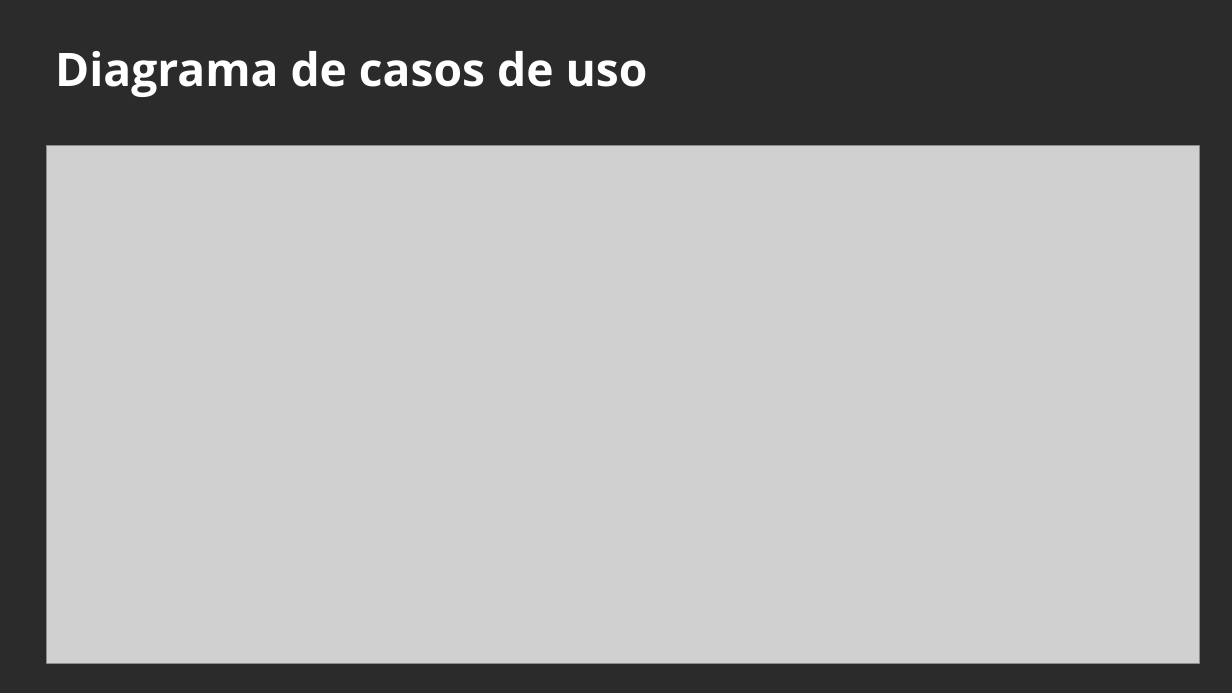
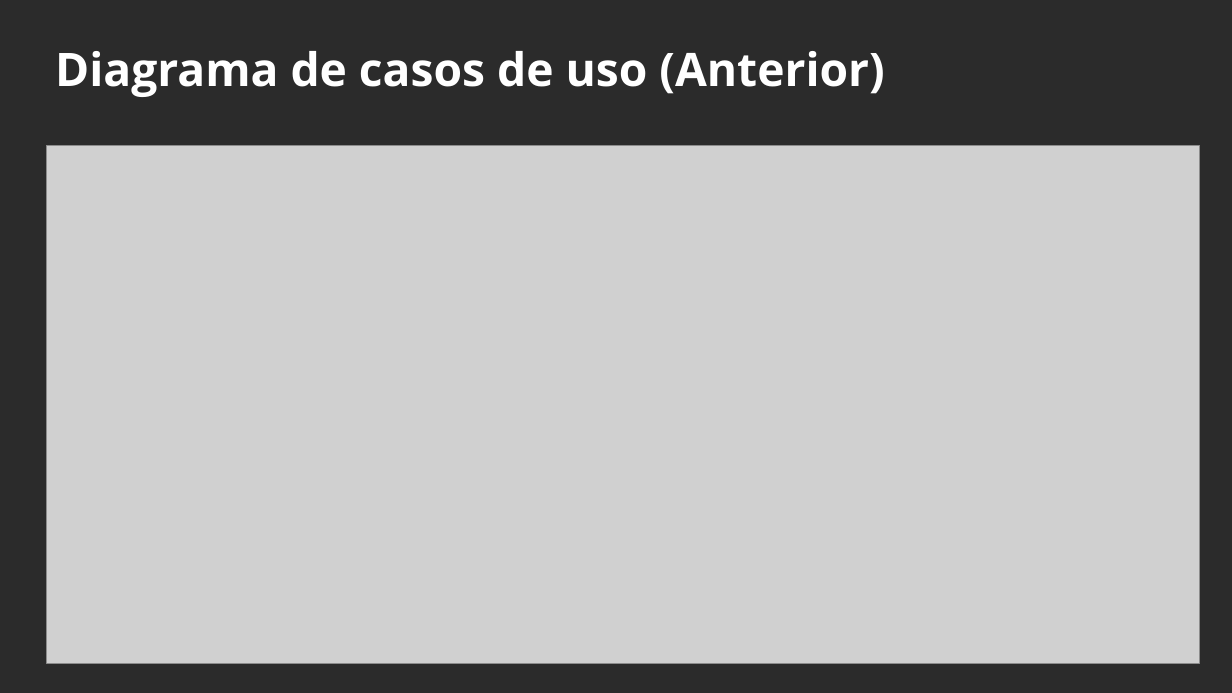
Before and after one commit to brayan1815/Backend_proyecto, a slide deck: slide 8 of DIapositivas_Game_Time.pptx. Drawn at 1232x693 pixels with LibreOffice and Linux fonts; fonts in the diff are those of the drawing; grey boxes stand for pictures; background and template pictures are left out; a plain dark background stands for a picture behind light text. Boxes give left, top, right and bottom in pixels: in the first picture for what was removed or moved away, otherwise in the second. Text is boxed around its words. In the diff, an @@ line names an element or a change of style, - is before the commit and + after.

```diff
--- a/DIapositivas_Game_Time.pptx
+++ b/DIapositivas_Game_Time.pptx
@@ text at (x1=55, y1=51, x2=884, y2=97): text changed @@
-Diagrama de casos de uso
+Diagrama de casos de uso (Anterior)
```
Also in this commit, not shown: 2 slides added, 36 other files.
